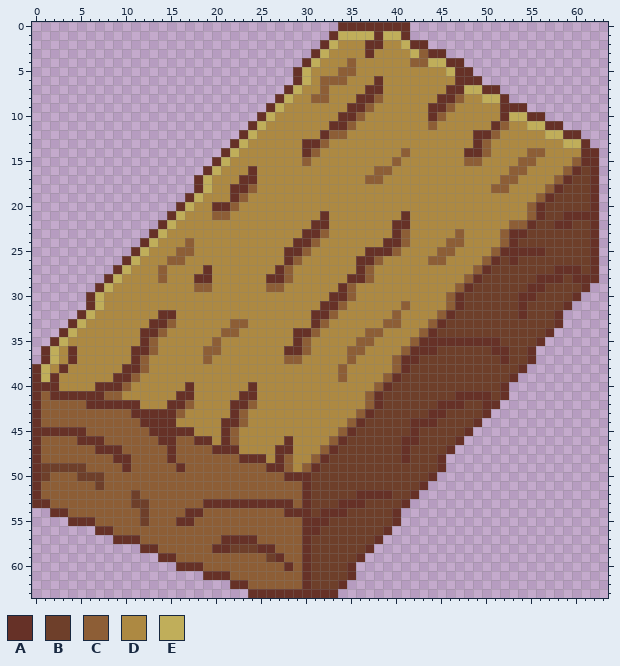
Edited in one commit: pixel-art sprite (Assets/Icon-Planks.png). Above, as it was before the edit.
The file is 64x64 pixels.
Palette (. is transparent): A #663127  B #6e3f2a  C #8d5e36  D #ad8942  E #c0ae5a
Pixels before, first column x 0:
 0 ..................................AAAAAAAA.....................
 1 .................................AEEEEAEEA.....................
 2 ................................AEDDDAADDEAA...................
 3 ...............................AEDDDDADDDDECAA.................
 4 ..............................AEDDDCDDDDDDCCEEAA...............
 5 .............................AEDDDCCDDDDDDDDDDEAA..............
 6 .............................AEDCCCDDDADDDDDDDDAAA.............
 7 ............................AEDDCDDDDAADDDDDDDAAEEAA...........
 8 ...........................AEDDCCDDDAACDDDDDDAACDDEEA..........
 9 ..........................AEDDDDDDDAACDDDDDDAACDDDDDAAA........
10 .........................AEDDDDDDDAACDDDDDDDACDDDDDDAEEAA......
11 ........................AEDDDDDDDAACDDDDDDDDCDDDDDDACDDEEAA....
12 .......................AEDDDDDDDACCDDDDDDDDDDDDDDAACDDDDDEEAA..
13 ......................AEDDDDDDAACDDDDDDDDDDDDDDDDACDDDDDDDDEEA.
14 .....................AEDDDDDDDACDDDDDDDDDCDDDDDDAACDDDDCCDDDDAA
15 ....................AEDDDDDDDDCDDDDDDDDDCDDDDDDDCCDDDDCCDDDDCAA
16 ...................AEDDDADDDDDDDDDDDDDCCDDDDDDDDDDDDDCCDDDDCABA
17 ..................AEDDDAADDDDDDDDDDDDCCDDDDDDDDDDDDDCCDDDDCABBA
18 ..................AEDDAACDDDDDDDDDDDDDDDDDDDDDDDDDDCCDDDDCABBBA
19 .................AEDDDACDDDDDDDDDDDDDDDDDDDDDDDDDDDDDDDDCABBBBA
20 ................AEDDAACDDDDDDDDDDDDDDDDDDDDDDDDDDDDDDDDCABBBBBA
21 ...............AEDDDCCDDDDDDDDDDADDDDDDDDADDDDDDDDDDDDDCABBAAAA
22 ..............AEDDDDDDDDDDDDDDDAADDDDDDDAADDDDDDDDDDDCCABBAABBA
23 .............AEDDDDDDDDDDDDDDDAACDDDDDDDACDDDDDCDDDDCAABBBBBBBA
24 ............AEDDDCDDDDDDDDDDDAACDDDDDDDAACDDDDCCDDDDCABBBBBBBBA
25 ...........AEDDDCCDDDDDDDDDDAACDDDDDDAAACDDDDCCDDDDCAAAAABBBBBA
26 ..........AEDDDCCDDDDDDDDDDDACDDDDDDAACDDDDDCCDDDDCABABBBBBBBBA
27 .........AEDDDCDDDDADDDDDDDACDDDDDDDACDDDDDDDDDDDCABBBBBBBAAABA
28 ........AEDDDDCDDDAADDDDDDAACDDDDDDAACDDDDDDDDDDCABBBBBBAAABAAA
29 .......AEDDDDDDDDDCCDDDDDDCCDDDDDDACDDDDDDDDDDDCABBBBBBAABBBBA.
30 ......AEDDDDDDDDDDDDDDDDDDDDDDDDDAACDDDDDDDDDDCABBBBBBAABBBBA..
31 ......AEDDDDDDDDDDDDDDDDDDDDDDDDAACDDDDDDCDDDDCABBBBBBABBBBA...
32 .....AEDDDDDDDAADDDDDDDDDDDDDDDAACDDDDDDCDDDDCABBBBBBBABBBA....
33 ....AEDDDDDDDAACDDDDDDCCDDDDDDDACDDDDDDCCDDDCABBBBBBBBBBBBA....
34 ...AEDDDDDDDAACDDDDDDCCDDDDDDAACDDDDDCCDDDDCABBBBBBBBBBBBA.....
35 ..AEDDDDDDDDACDDDDDDCDDDDDDDDACDDDDDCCDDDDCAAAAAAAAABBBBA......
36 .AEDADDDDDDAACDDDDDCCDDDDDDDAACDDDDCCDDDDCAAABBBBBBAABBA.......
37 .AEDADDDDDDACDDDDDDCDDDDDDDDCCDDDDDCDDDDCAABBBBBBBBBABBA.......
38 AEDADDDDDDAACDDDDDDDDDDDDDDDDDDDDDCDDDDDCABBBBBBBBBBBBA........
39 AEADDDDDDAACDDDDDDDDDDDDDDDDDDDDDDCDDDDCABBBBBBBBBBBBA.........
40 AAADDDDAAACDDDDDDADDDDDDADDDDDDDDDDDDDCABBBBBBBBBBBBA..........
41 ACAAAAAACCDDDDDDAADDDDDAADDDDDDDDDDDDCABBBBBBBBAAAABA..........
42 ACCCCCAAAAAADDDAACDDDDAACDDDDDDDDDDDDCABBBBBBAAABBAA...........
43 ACCCCCCCCCCAAAAACDDDDDACDDDDDDDDDDDDCABBBBBBAABBBBA............
44 ACCCCCCCCCCCAAAADDDDDAACDDDDDDDDDDDCABBBBBAAABBBBA.............
45 AAAAAACCCCCCCAAAAADDDACDDDDDDDDDDDCABBBBBBABBBBBA..............
46 ACCCCAAACCCCCCAACCAADACDDDDDADDDDCABBBBBBAABBBBA...............
47 ACCCCCCAAACCCCCACCCCAAADDDDAADDDCABBBBBBBABBBBA................
48 ACCCCCCCCAACCCCACCCCCCCAAADACDDCABBBBBBBBABBBA.................
49 ABBBBBCCCCACCCCCACCCCCCCCCAACDCABBBBBBBBBBBBBA.................
50 ABCCCBBBCCCCCCCCCCCCCCCCCCCCAAABBBBBBBBBBBBBA..................
51 ACCCCCCBCCCCCCCCCCCCCCCCCCCCCCABBBBBBBBBBBBA...................
52 ACCCCCCCCCCBCCCCCCCCCCCCCCCCCCABBBBBAAAABBA....................
53 AACCCCCCCCCBBCCCCCCAAAAAAAAAACABBBAAABBBBA.....................
54 ..AACCCCCCCCBCCCCAACCCCCCCCCAAABAAABBBBBA......................
55 ....AAACCCCCBCCCAACCCCCCCCCCCCAAABBBBBBBA......................
56 .......AACCCCCCCCCCCCCCCCCCCCCAABBBBBBBA.......................
57 .........AAACCCCCCCCCAAAACCCCCABBBBBBBA........................
58 ............AACCCCCCAABBBAACCCABBBBBBA.........................
59 ..............AACCCCCCCCCCBACCABBBBBA..........................
60 ................AAACCCCCCCCCACABBBBA...........................
61 ...................AAACCCCCCCCABBBBA...........................
62 ......................AACCCCCCABBBA............................
63 ........................AAAAAAAAAA.............................
After the commit:
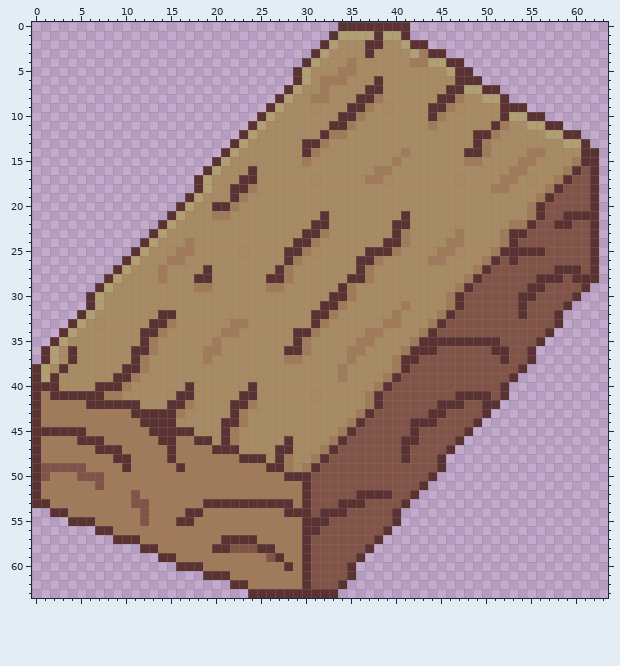
What changed:
colour A: #663127 -> #5b3232
colour B: #6e3f2a -> #825347
colour C: #8d5e36 -> #a17b59
colour D: #ad8942 -> #a88b62
colour E: #c0ae5a -> #b29e73
